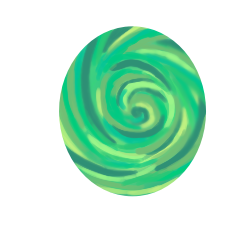
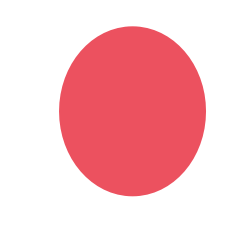
Layer changes from the first (250, 250) image to the second:
hid "Pintar camada 3" over [59, 26, 207, 197]
painted on "Pintar camada 2" over [59, 26, 207, 197]
